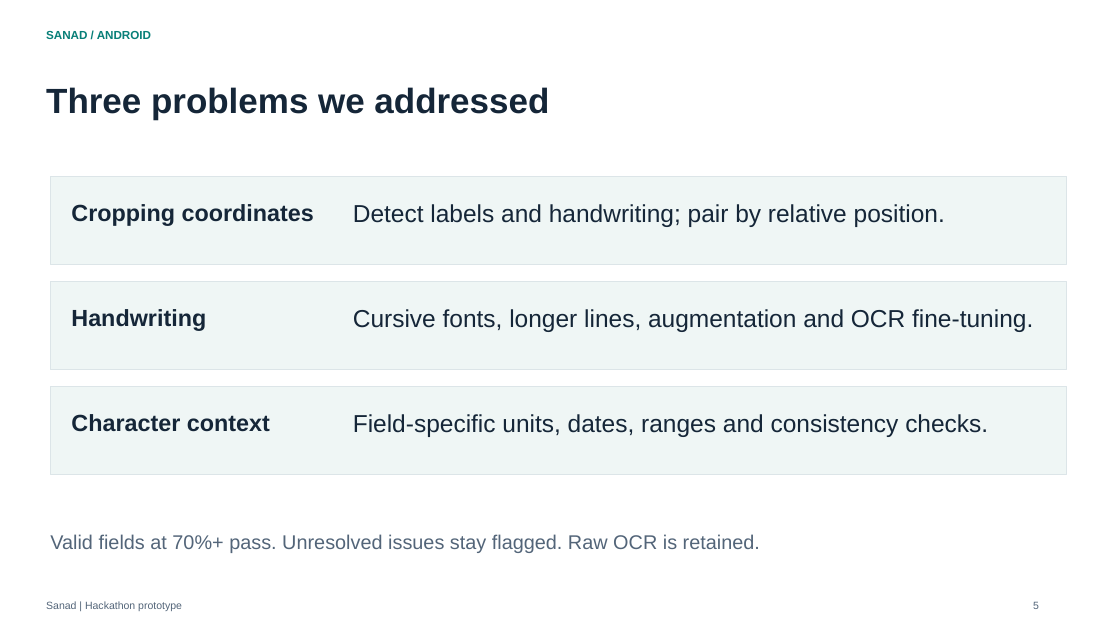
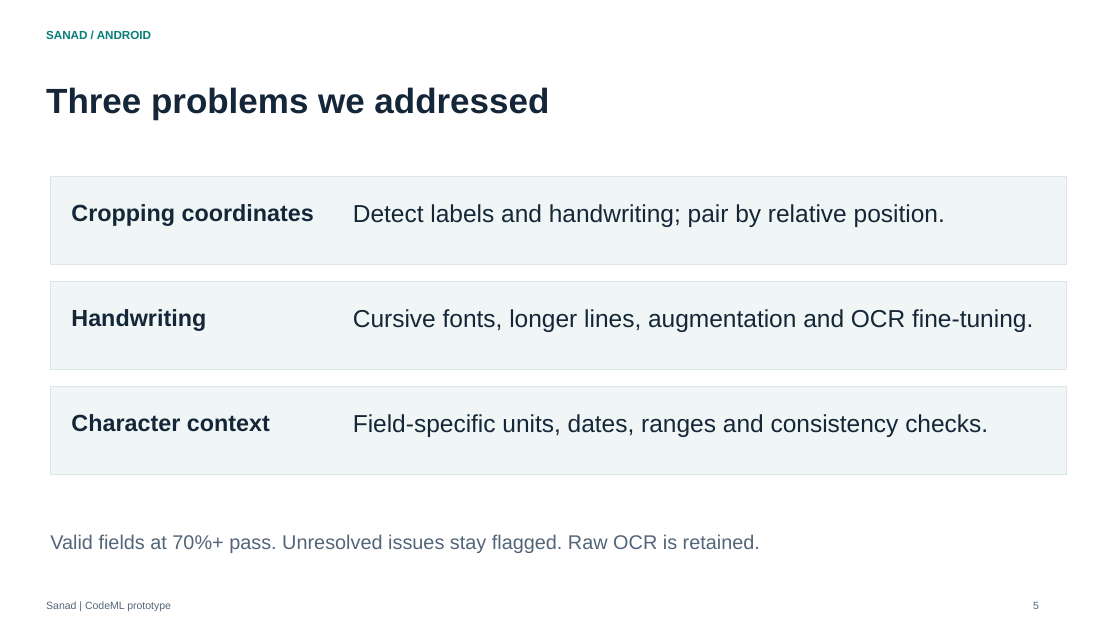
Before and after one commit to likeblossom/DayOne-Challenge-PolyAIHackathon, a slide deck: slide 5 of vision_pipeline/presentation/Sanad_pitch.pptx. Drawn at 1120x630 pixels with LibreOffice and Linux fonts; fonts in the diff are those of the drawing. Boxes give left, top, right and bottom in pixels: in the first picture for what was removed or moved away, otherwise in the second. Text is boxed around its words. In the diff, an @@ line names an element or a change of style, - is before the commit and + after.

```diff
--- a/vision_pipeline/presentation/Sanad_pitch.pptx
+++ b/vision_pipeline/presentation/Sanad_pitch.pptx
@@ text at <box>46,601,171,611</box>: text changed @@
-Sanad | Hackathon prototype
+Sanad | CodeML prototype
```
Also in this commit, not shown: 5 other slides changed, 6 other files.
